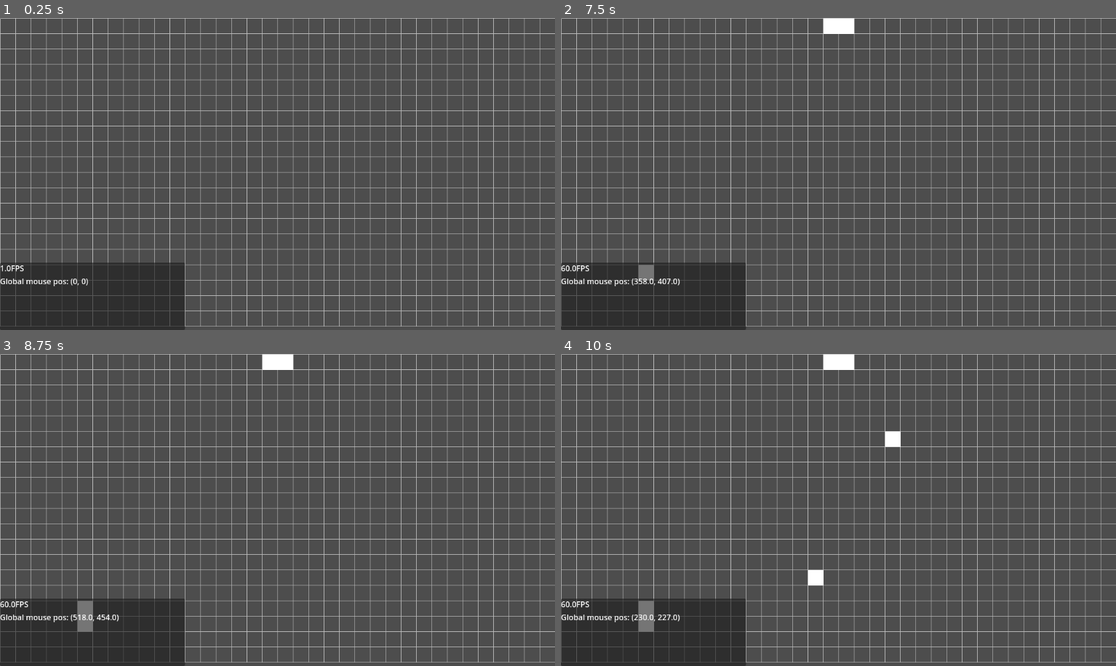
Above: before the commit, frames 1-4 (two rows, left to right).
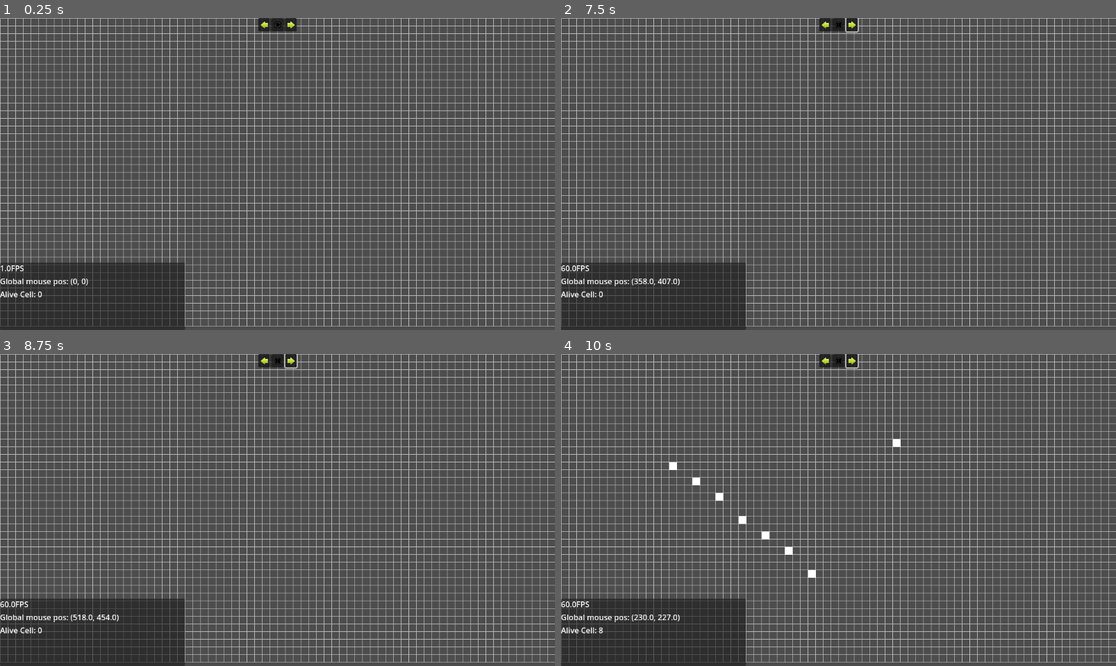
Above: after the commit, the same moments.

Repository: Eli410/Conways-game-of-life
Game: Godot game, scene res://scenes/game.tscn
The game is run twice, just before and just after one commit, with the same random seed, the same clock (stepped at 60 frames per second) and the same inputs.
Inputs (mouse positions are in pixels of both pictures, inside the frame that each line leads up to):
- Up to frame 1 (0.25 s): no input
- Up to frame 2 (7.5 s): click (827, 24) at 0.52 s; click (838, 24) at 1.27 s; click (838, 24) at 2.02 s; click (838, 24) at 2.77 s; click (849, 24) at 3.52 s; click (849, 24) at 4.27 s; click (827, 24) at 5.02 s; click (827, 24) at 5.77 s; click (849, 24) at 6.52 s; tap Enter at 7.25 s; drag from (655, 267) to (894, 105) at 7.27 s
- Up to frame 3 (8.75 s): tap Space at 8 s; drag from (94, 616) to (249, 572) at 8.02 s
- Up to frame 4 (10 s): tap Enter at 8.75 s; move the mouse to (894, 441) at 8.77 s; click (894, 441) at 8.85 s; tap Space at 9.5 s; drag from (810, 572) to (672, 463) at 9.52 s

The runs differ from the first frame. In frame 1, 9.4% of the frame differs, in the area x 0-100%, y 0-99%; in frame 2, 9.6%; in frame 3, 9.7%; in frame 4, 10%.

Commit message:
control ui
Added control panel on top with icons

Diff:
--- a/conway's-game-of-life/project.godot
+++ b/conway's-game-of-life/project.godot
@@ -13,4 +13,12 @@
 config/name="Conway's game of life"
 run/main_scene="res://scenes/game.tscn"
 config/features=PackedStringArray("4.4", "Forward Plus")
-config/icon="res://icon.svg"
+config/icon="res://icons/icon.svg"
+
+[input]
+
+mouse_left={
+"deadzone": 0.2,
+"events": [Object(InputEventMouseButton,"resource_local_to_scene":false,"resource_name":"","device":-1,"window_id":0,"alt_pressed":false,"shift_pressed":false,"ctrl_pressed":false,"meta_pressed":false,"button_mask":1,"position":Vector2(269, 7),"global_position":Vector2(278, 55),"factor":1.0,"button_index":1,"canceled":false,"pressed":true,"double_click":false,"script":null)
+]
+}
--- a/conway's-game-of-life/scenes/game.tscn
+++ b/conway's-game-of-life/scenes/game.tscn
@@ -1,10 +1,16 @@
-[gd_scene load_steps=6 format=3 uid="uid://c6wq53u6jups2"]
+[gd_scene load_steps=12 format=3 uid="uid://c6wq53u6jups2"]
 
 [ext_resource type="Script" uid="uid://bhtg1k48hftqv" path="res://scripts/panel_container.gd" id="1_iywne"]
 [ext_resource type="Script" uid="uid://dqb0l7yelw0cd" path="res://scripts/fps.gd" id="1_lnu2h"]
-[ext_resource type="Script" uid="uid://2j61rhkq24fu" path="res://scripts/node_2d.gd" id="1_uwrxv"]
+[ext_resource type="Script" uid="uid://2j61rhkq24fu" path="res://scripts/board.gd" id="1_uwrxv"]
 [ext_resource type="Script" uid="uid://cai4dc77okk2s" path="res://scripts/mouse_pos.gd" id="2_lbhrr"]
 [ext_resource type="Script" uid="uid://busarx4hd7jb8" path="res://scripts/camera_2d.gd" id="2_yqjtg"]
+[ext_resource type="Script" uid="uid://bc08sytabywop" path="res://scripts/cell_count.gd" id="4_p57ef"]
+[ext_resource type="Texture2D" uid="uid://dsxg41mne3lgq" path="res://icons/prev.png" id="7_0tnpc"]
+[ext_resource type="Script" uid="uid://c1l70x4gnsvw8" path="res://scripts/h_box_container.gd" id="7_kvpfn"]
+[ext_resource type="Texture2D" uid="uid://bdyhltcecs6of" path="res://icons/play.png" id="7_u5sy4"]
+[ext_resource type="Texture2D" uid="uid://dchrem8skobgo" path="res://icons/pause.png" id="9_kvpfn"]
+[ext_resource type="Texture2D" uid="uid://bn4ej744tt4b2" path="res://icons/next.png" id="9_vtaks"]
 
 [node name="Game" type="Node2D"]
 
@@ -17,6 +23,7 @@
 anchor_bottom = 1.0
 grow_horizontal = 2
 grow_vertical = 2
+mouse_filter = 1
 
 [node name="PanelContainer" type="PanelContainer" parent="DebugMenu/Control"]
 layout_mode = 1
@@ -43,11 +50,61 @@
 fit_content = true
 script = ExtResource("2_lbhrr")
 
+[node name="CellCount" type="RichTextLabel" parent="DebugMenu/Control/PanelContainer/VBoxContainer"]
+layout_mode = 2
+text = "Alive Cell: 0"
+fit_content = true
+script = ExtResource("4_p57ef")
+
 [node name="Camera2D" type="Camera2D" parent="."]
 unique_name_in_owner = true
 script = ExtResource("2_yqjtg")
 
-[node name="TileMapLayer" type="TileMapLayer" parent="."]
+[node name="Board" type="Node2D" parent="."]
+unique_name_in_owner = true
+script = ExtResource("1_uwrxv")
 
-[node name="Node2D" type="Node2D" parent="TileMapLayer"]
-script = ExtResource("1_uwrxv")
+[node name="CanvasLayer" type="CanvasLayer" parent="."]
+
+[node name="TopMenu" type="Control" parent="CanvasLayer"]
+layout_mode = 3
+anchors_preset = 5
+anchor_left = 0.5
+anchor_right = 0.5
+grow_horizontal = 2
+
+[node name="PanelContainer" type="PanelContainer" parent="CanvasLayer/TopMenu"]
+layout_mode = 1
+anchors_preset = 5
+anchor_left = 0.5
+anchor_right = 0.5
+offset_left = -40.0
+offset_right = 40.0
+offset_bottom = 28.0
+grow_horizontal = 2
+
+[node name="HBoxContainer" type="HBoxContainer" parent="CanvasLayer/TopMenu/PanelContainer"]
+layout_mode = 2
+mouse_filter = 0
+alignment = 1
+script = ExtResource("7_kvpfn")
+
+[node name="Previous" type="Button" parent="CanvasLayer/TopMenu/PanelContainer/HBoxContainer"]
+layout_mode = 2
+icon = ExtResource("7_0tnpc")
+
+[node name="Play" type="Button" parent="CanvasLayer/TopMenu/PanelContainer/HBoxContainer"]
+layout_mode = 2
+icon = ExtResource("7_u5sy4")
+
+[node name="Pause" type="Button" parent="CanvasLayer/TopMenu/PanelContainer/HBoxContainer"]
+visible = false
+layout_mode = 2
+icon = ExtResource("9_kvpfn")
+
+[node name="Next" type="Button" parent="CanvasLayer/TopMenu/PanelContainer/HBoxContainer"]
+layout_mode = 2
+icon = ExtResource("9_vtaks")
+
+[connection signal="pressed" from="CanvasLayer/TopMenu/PanelContainer/HBoxContainer/Play" to="CanvasLayer/TopMenu/PanelContainer/HBoxContainer" method="_on_play_pressed"]
+[connection signal="pressed" from="CanvasLayer/TopMenu/PanelContainer/HBoxContainer/Pause" to="CanvasLayer/TopMenu/PanelContainer/HBoxContainer" method="_on_pause_pressed"]
--- a/conway's-game-of-life/scripts/node_2d.gd
+++ b/conway's-game-of-life/scripts/board.gd
@@ -1,9 +1,13 @@
 extends Node2D
 
 @onready var camera_2d: Camera2D = %Camera2D
-var cell_size: int = 32
+var cell_size: int = 16
 var grid_color: Color = Color.GRAY
 var _painted : Dictionary = {}
+var mouse_left_hold := false
+var mode := "paint"
+
+signal cell_changed()
 
 func _draw() -> void:
 	var w: int = get_viewport().size[0]
@@ -23,10 +27,12 @@
 
 func paint_cell(cell : Vector2i, color : Color) -> void:
 	_painted[cell] = color
+	cell_changed.emit()
 	queue_redraw()
 
 func erase_cell(cell : Vector2i) -> void:
 	_painted.erase(cell)
+	cell_changed.emit()
 	queue_redraw()
 
 func clear_all() -> void:
@@ -34,8 +40,21 @@
 	queue_redraw()
 
 func global_to_cell(pos: Vector2i):
-	return Vector2((pos[0] / cell_size), (pos[1] / cell_size))
+	return Vector2i((pos[0] / cell_size), (pos[1] / cell_size))
 
-func _input(event: InputEvent) -> void:
-	if event is InputEventMouseButton and Input.is_mouse_button_pressed(MOUSE_BUTTON_LEFT):
-		paint_cell(global_to_cell(get_global_mouse_position()), Color.WHITE)
+func _unhandled_input(event: InputEvent) -> void:
+	if event is InputEventMouseButton and Input.is_action_just_pressed("mouse_left"):
+		mouse_left_hold = true
+		mode = "erase" if _painted.get(global_to_cell(get_global_mouse_position())) else "paint"
+	elif event is InputEventMouseButton and Input.is_action_just_released("mouse_left"):
+		mouse_left_hold = false
+
+	if mouse_left_hold:
+		var curr_cell = global_to_cell(get_global_mouse_position())
+		if mode == 'paint':
+			paint_cell(curr_cell, Color.WHITE)
+		else:
+			erase_cell(curr_cell)
+
+func next_gen():
+	pass
--- a/conway's-game-of-life/scripts/camera_2d.gd
+++ b/conway's-game-of-life/scripts/camera_2d.gd
@@ -3,7 +3,7 @@
 @export var drag_button: int = MOUSE_BUTTON_RIGHT
 var _dragging: bool = false
 
-func _unhandled_input(event):
+func _input(event: InputEvent) -> void:
 	# When the drag button is pressed or released
 	if event is InputEventMouseButton and event.button_index == drag_button:
 		_dragging = event.pressed
--- /dev/null
+++ b/conway's-game-of-life/scripts/cell_count.gd
@@ -0,0 +1,8 @@
+extends RichTextLabel
+@onready var board: Node2D = %Board
+
+func _ready() -> void:
+	board.cell_changed.connect(_on_count_changed)
+
+func _on_count_changed():
+	text = "Alive Cell: " + str(len(board.get("_painted")))
--- /dev/null
+++ b/conway's-game-of-life/scripts/h_box_container.gd
@@ -0,0 +1,13 @@
+extends HBoxContainer
+
+@onready var play: Button = $Play
+@onready var pause: Button = $Pause
+
+func _on_play_pressed() -> void:
+	play.visible = false
+	pause.visible = true
+
+
+func _on_pause_pressed() -> void:
+	play.visible = true
+	pause.visible = false
Renamed: conway's-game-of-life/icon.svg -> conway's-game-of-life/icons/icon.svg
Not shown, changed: conway's-game-of-life/icons/icon.svg.import
Binary file added: conway's-game-of-life/icons/next.png
Not shown, added: conway's-game-of-life/icons/next.png.import
Binary file added: conway's-game-of-life/icons/pause.png
Not shown, added: conway's-game-of-life/icons/pause.png.import
Binary file added: conway's-game-of-life/icons/play.png
Not shown, added: conway's-game-of-life/icons/play.png.import
Binary file added: conway's-game-of-life/icons/prev.png
Not shown, added: conway's-game-of-life/icons/prev.png.import
Renamed: conway's-game-of-life/scripts/node_2d.gd.uid -> conway's-game-of-life/scripts/board.gd.uid
Not shown, added: conway's-game-of-life/scripts/cell_count.gd.uid
(and 1 more such lines)
